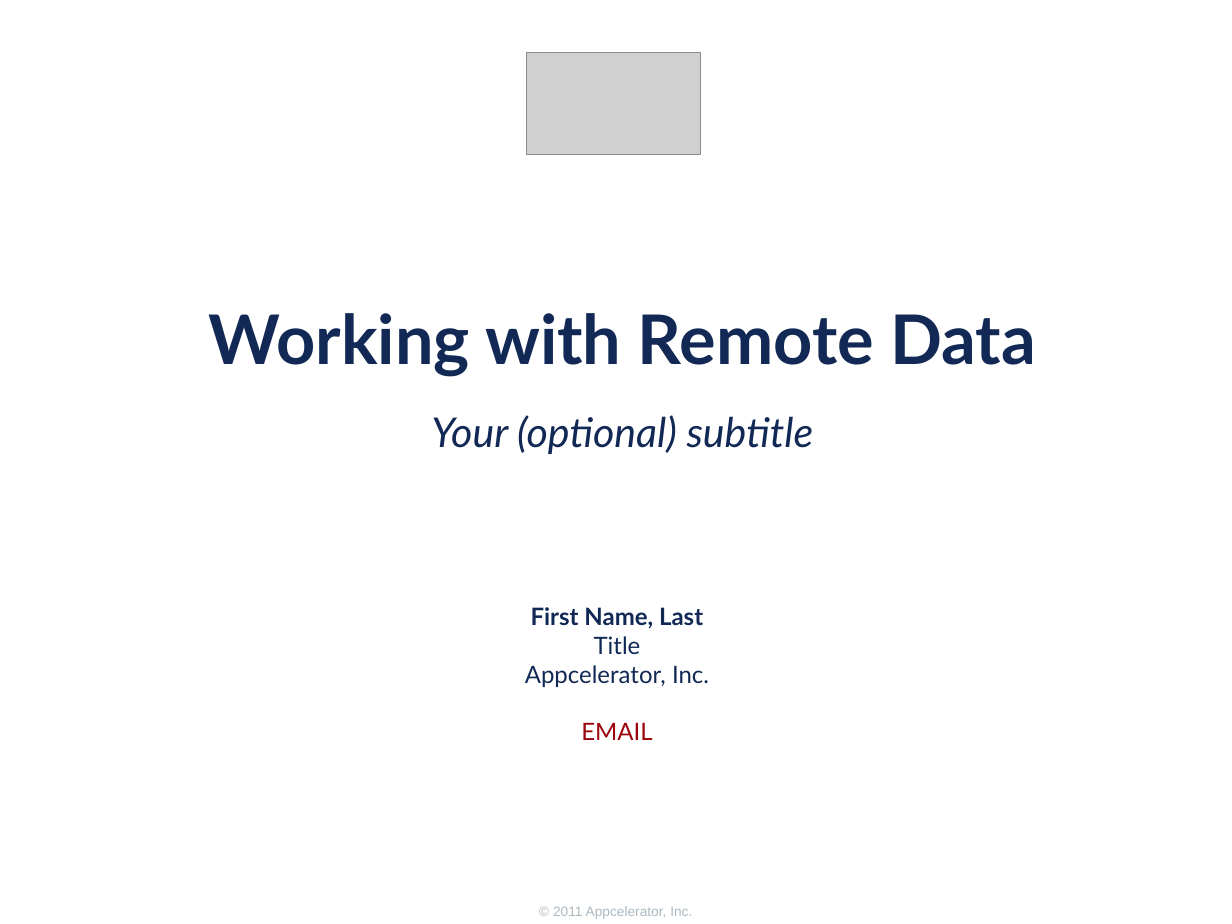
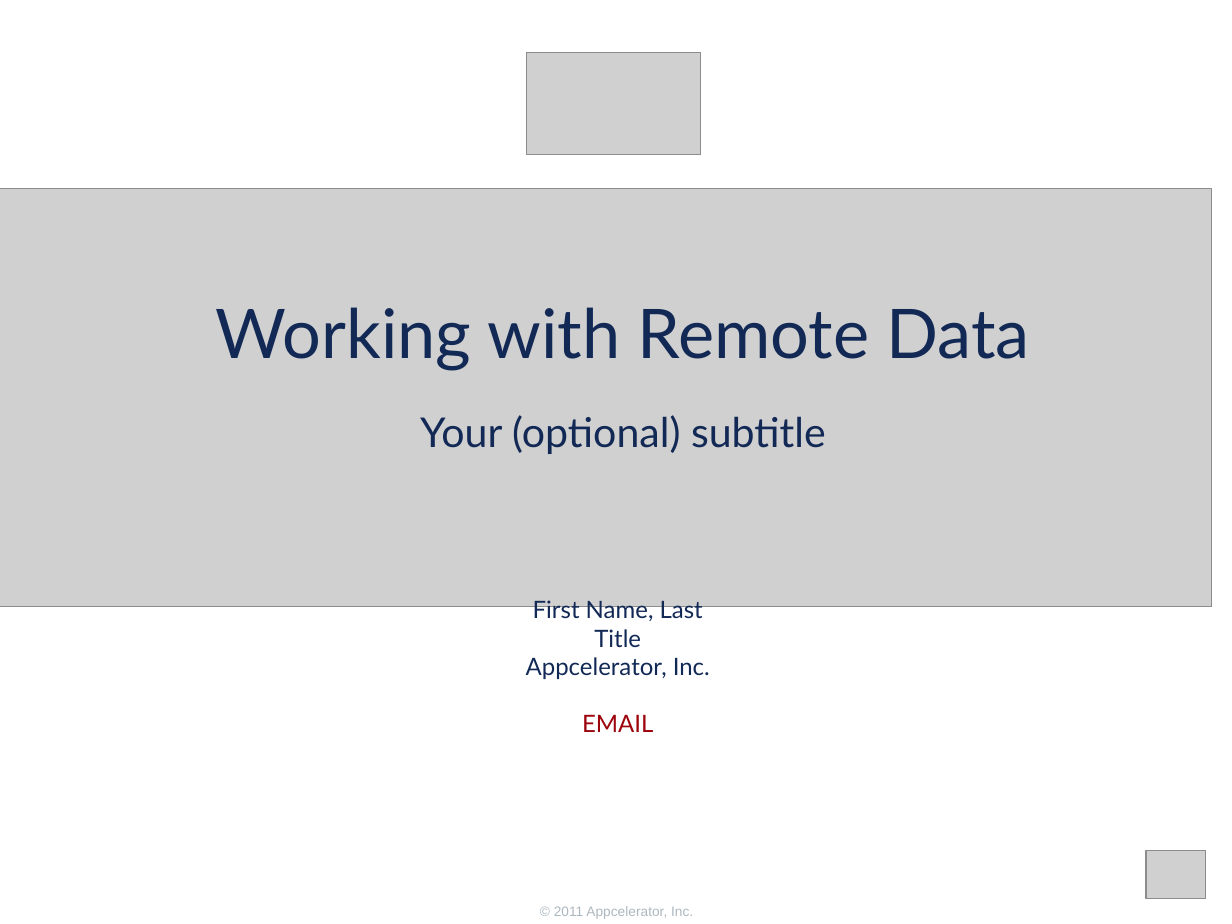
Before and after one commit to appcelerator-training-archive/tcad_certification, a slide deck: slide 1 of 260/260 Working with remote data.ppt. Drawn at 1232x924 pixels with LibreOffice and Linux fonts; fonts in the diff are those of the drawing; grey boxes stand for pictures; background and template pictures are left out. Boxes give left, top, right and bottom in pixels: in the first picture for what was removed or moved away, otherwise in the second. Text is boxed around its words. In the diff, an @@ line names an element or a change of style, - is before the commit and + after.

```diff
--- a/260/260 Working with remote data.ppt
+++ b/260/260 Working with remote data.ppt
@@ picture added at bbox=[0, 188, 1211, 606] @@
@@ text "Working with Remote Data" at bbox=[216, 307, 1030, 371]: bold off; indent changed @@
@@ text "Your (optional) subtitle": place and size @@
-text "Your (optional) subtitle" at bbox=[431, 415, 814, 454]
+text "Your (optional) subtitle" at bbox=[420, 415, 826, 454]
@@ text "Your (optional) subtitle" at bbox=[420, 415, 826, 454]: italic off; indent changed @@
@@ text "First Name, Last" at bbox=[526, 600, 710, 732]: bold off in "First Name, Last"; indent changed @@
@@ picture added at bbox=[1146, 850, 1205, 898] @@
@@ text removed at bbox=[553, 906, 692, 919] @@
-© 2011 Appcelerator, Inc.
@@ text added at bbox=[554, 906, 693, 919], 8 pt, text #ACB8C0 @@
+© 2011 Appcelerator, Inc.
```
Also in this commit, not shown: 14 other slides changed, 2 slides added, 2 slides removed, 13 other files.
